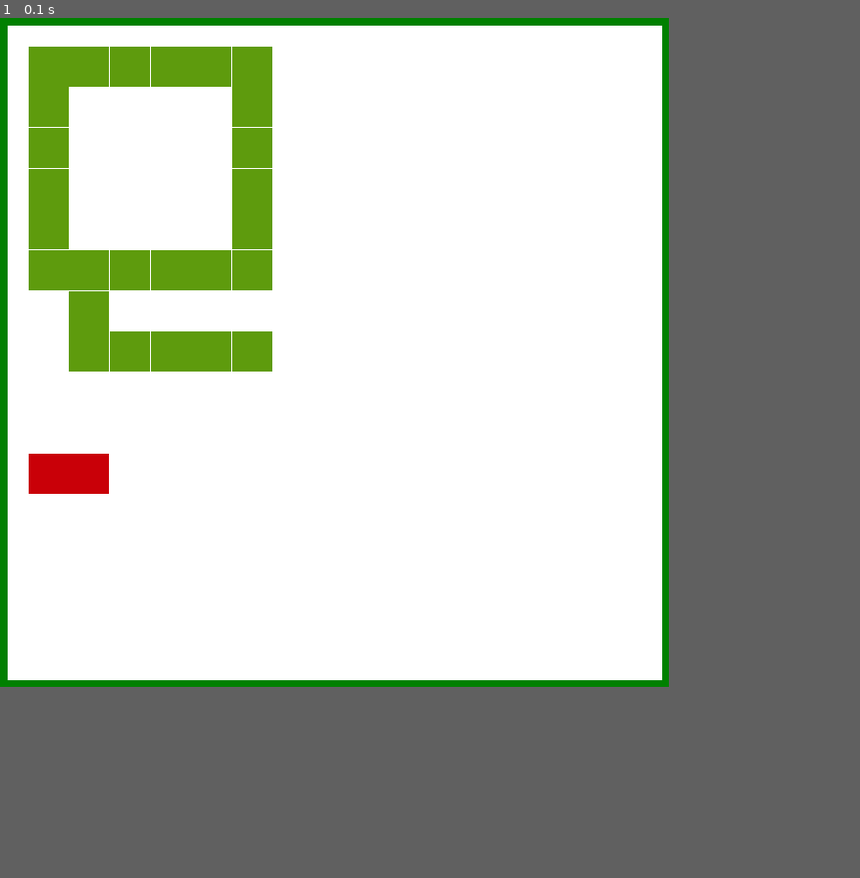
Above: before the commit, frame 1.
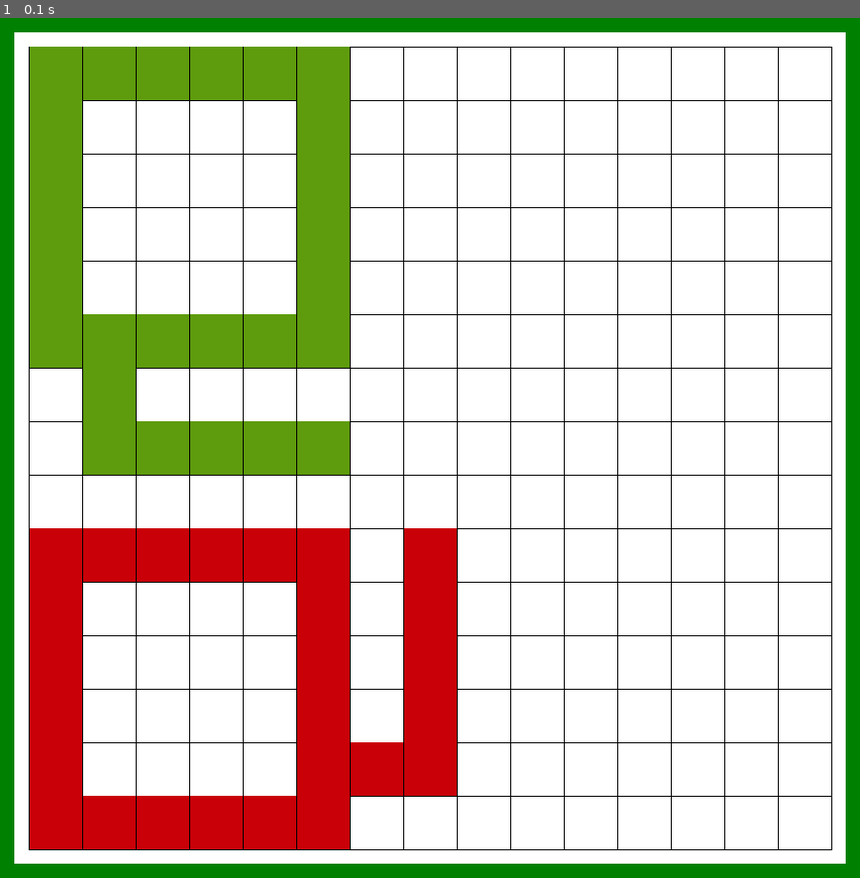
Above: after the commit, the same moment.

Repository: DiogoBotton/Python_Learn
Game: pygame game, started from Ludo/ludo.py
The game is run twice, just before and just after one commit, with the same random seed, the same clock (stepped at 60 frames per second) and the same inputs.
Inputs:
- Up to frame 1 (0.1 s): no input
In our replay, the window is 700x700 before the commit and 900x900 after it. These sizes can differ from the game's own. Grey fills any space a smaller window leaves; there, only what the larger window draws over its background counts as a difference.

The runs differ from the first frame. In frame 1, 27% of the frame differs, in the area x 0-100%, y 0-100%.

Commit message:
correcao bordas

Diff:
--- a/Ludo/ludo.py
+++ b/Ludo/ludo.py
@@ -7,7 +7,7 @@
 
 pygame.init()
 
-screenWidth = 700
+screenWidth = 900
 screenHeight = screenWidth
 borderWidth = 15
 squares = 15 # 15x15
@@ -22,13 +22,19 @@
                 (0,0),(0,1),(0,2),(0,3),(0,4),(0,5),
                 (1,0),(2,0),(3,0),(4,0),(5,0),
                 (5,5),(4,5),(3,5),(2,5),(1,5),
-                (5,5),(4,5),(3,5),(2,5),(1,5),
                 (5,4),(5,3),(5,2),(5,1),
                 # Ways
                 (6,1),(7,1),(7,2),(7,3),(7,4),(7,5)
             ]
+gridReds = [
+                (9,0),(9,1),(9,2),(9,3),(9,4),(9,5),
+                (10,0),(11,0),(12,0),(13,0),(14,0),
+                (14,5),(13,5),(12,5),(11,5),(10,5),
+                (14,4),(14,3),(14,2),(14,1),
+                # Ways
+                (13,6),(13,7),(12,7),(11,7),(10,7),(9,7)
+            ]
 gridBlues = []
-gridReds = [(10,0), (10,1)]
 gridOranges = []
 # ------------------------------------------------------
 
@@ -52,20 +58,19 @@
 
     # Borders
     # ---------------------------------------------------------------------------------------
-    pygame.draw.line(screen, DARKGREEN, (0, 0), (0, screenHeight), borderWidth)
-    pygame.draw.line(screen, DARKGREEN, (0, 0), (screenWidth, 0), borderWidth)
-    pygame.draw.line(screen, DARKGREEN, (screenWidth, 0), (screenWidth, screenHeight), borderWidth)
-    pygame.draw.line(screen, DARKGREEN, (0, screenHeight), (screenWidth, screenHeight), borderWidth)
+    pygame.draw.line(screen, DARKGREEN, (borderWidth - (borderWidth/2), 0), (borderWidth - (borderWidth/2), screenHeight), borderWidth)
+    pygame.draw.line(screen, DARKGREEN, (0, borderWidth - (borderWidth/2)), (screenWidth, borderWidth - (borderWidth/2)), borderWidth)
+    pygame.draw.line(screen, DARKGREEN, (screenWidth - (borderWidth/2), 0), (screenWidth - (borderWidth/2), screenHeight), borderWidth)
+    pygame.draw.line(screen, DARKGREEN, (0, screenHeight - (borderWidth/2)), (screenWidth, screenHeight - (borderWidth/2)), borderWidth)
     # ---------------------------------------------------------------------------------------
 
-    for x in range(0, squares):
+    for x in range(0, squares+1):
         cordHorizontal = screenDraw_XY[0] + (gridPixels * x)
-        #pygame.draw.line(screen, BLACK, (screenDraw_XY[0], cordHorizontal), (screenDraw_XY[1], cordHorizontal))
-        #pygame.draw.rect(screen,GREEN,(screenDraw_XY[0], cordHorizontal,gridPixels,gridPixels))
-        for y in range(0, squares):
+        pygame.draw.line(screen, BLACK, (screenDraw_XY[0], cordHorizontal), (screenDraw_XY[1], cordHorizontal)) # Draw Lines
+        for y in range(0, squares+1):
             cordVertical = screenDraw_XY[0] + (gridPixels * y)
-            #pygame.draw.line(screen, BLACK, (cordVertical, screenDraw_XY[0]), (cordVertical, screenDraw_XY[1]))
-            #pygame.draw.rect(screen,GREEN,(cordVertical, screenDraw_XY[0],gridPixels,gridPixels))
+            pygame.draw.line(screen, BLACK, (cordVertical, screenDraw_XY[0]), (cordVertical, screenDraw_XY[1])) # Draw Lines
+
             if (x,y) in gridGreens:
                 pygame.draw.rect(screen,GREEN,(cordVertical, cordHorizontal,gridPixels,gridPixels))
             if (x,y) in gridReds:
